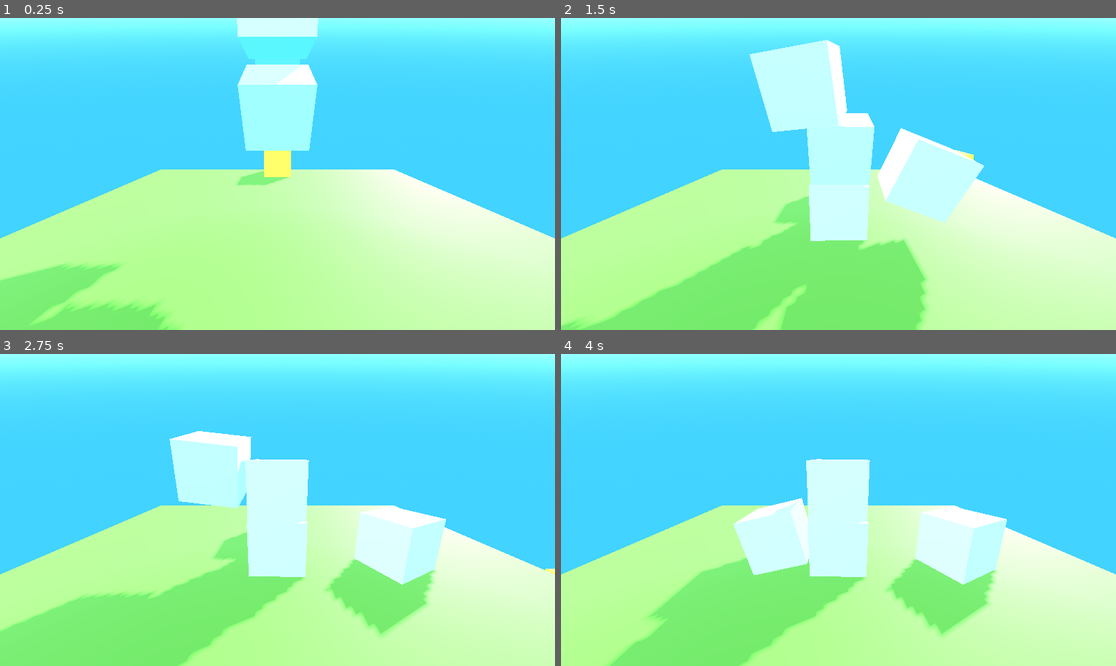
Above: before the commit, frames 1-4 (two rows, left to right).
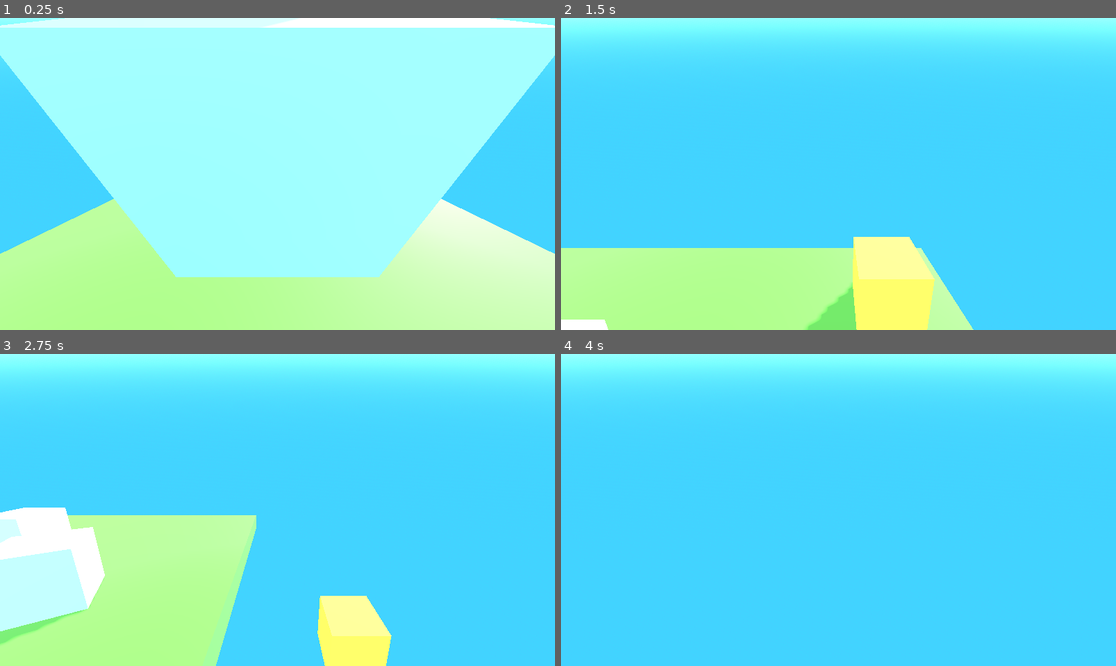
Above: after the commit, the same moments.

Repository: anaktas24/Godot-3D
Game: Godot game, scene res://level1.tscn
Same seed, same stepped clock (60 frames per second), same inputs: the game is played once before the commit and once after it. The engine's default icon, where the game draws it, is replaced by a stand-in: a white triangle on a blue panel in a dark square.
Inputs:
- Up to frame 1 (0.25 s): no input
- Up to frame 2 (1.5 s): tap Enter (ui_accept) at 0.5, 0.77 s; hold Right (ui_right) 0.53-1.28 s; hold Down (ui_down) from 1.28 s (still down)
- Up to frame 3 (2.75 s): tap Enter (ui_accept) at 1.52 s; release Down (ui_down) at 2.03 s; hold Right (ui_right) from 2.03 s (still down)
- Up to frame 4 (4 s): release Right (ui_right) at 2.78 s; hold Up (ui_up) 2.78-3.53 s; tap Enter (ui_accept) at 3.02, 3.77 s; hold Left (ui_left) from 3.53 s (still down)

The runs differ from the first frame. In frame 1, 63% of the frame differs, in the area x 0-100%, y 0-100%; in frame 2, 46%; in frame 3, 47%; in frame 4, 47%.

Commit message:
Update player.gd

Diff:
--- a/player.gd
+++ b/player.gd
@@ -9,6 +9,7 @@
 
 
 func _physics_process(delta):
+
 	# Add the gravity.
 	if not is_on_floor():
 		velocity.y -= gravity * delta
@@ -29,3 +30,7 @@
 		velocity.z = move_toward(velocity.z, 0, SPEED)
 
 	move_and_slide()
+
+
+	#Camera Controller match position of player
+	$CameraController.position = lerp($CameraController.position,position,0.05)
